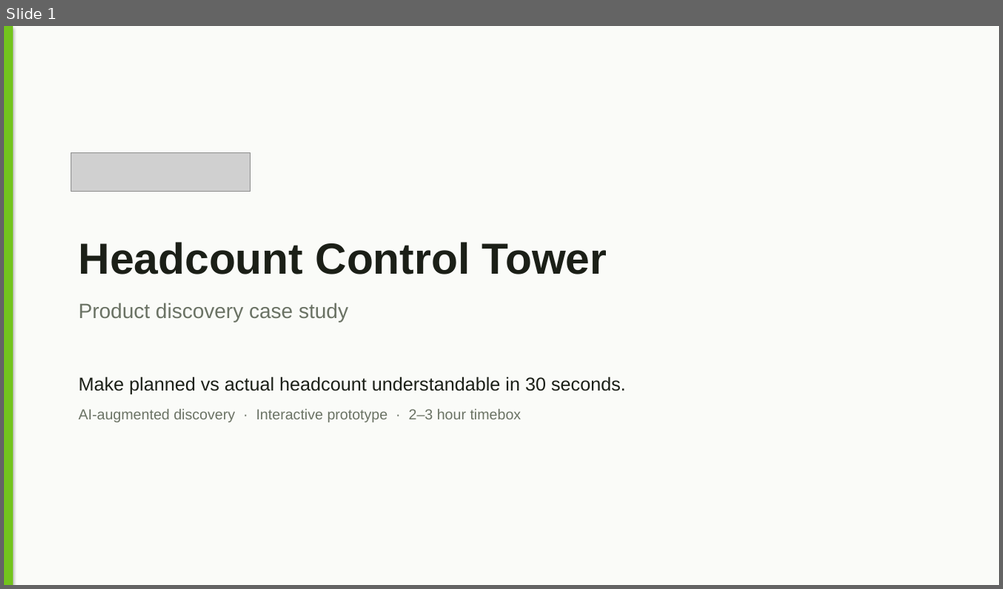
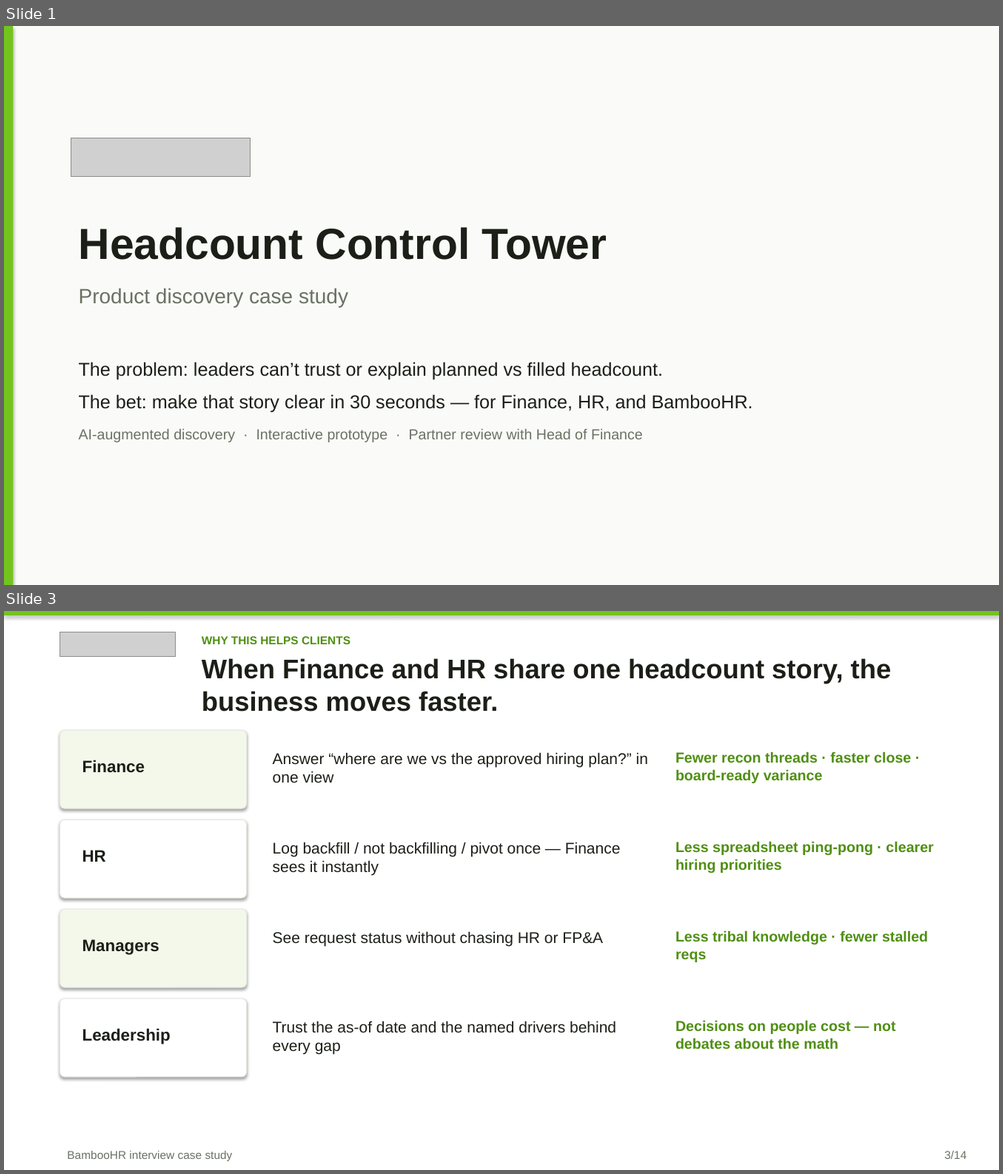
Before and after one commit to Brigdawg/Headcount-Reconciliation, a slide deck: deck/Headcount_Control_Tower_Case_Study.pptx. Shown one above the other, each under a label of ours: slide 1 before the commit, slides 1 and 3 after it; the slides between them are not shown. The pictures are 1003x589 and 1003x1174 pixels, drawn with LibreOffice and Linux fonts; fonts in the diff are those of the drawing; grey boxes stand for pictures. Boxes give left, top, right and bottom in pixels: in the first picture for what was removed or moved away, otherwise in the second. Text is boxed around its words. In the diff, an @@ line names an element or a change of style, - is before the commit and + after.

Commit message:
Strengthen deck around the problem, client value, and BambooHR value.
Add scrubbed “current spreadsheet” slide, clearer cross-functional process, and market stats focused on HR–Finance cohesion and recon time.

```diff
--- a/deck/Headcount_Control_Tower_Case_Study.pptx
+++ b/deck/Headcount_Control_Tower_Case_Study.pptx
@@ slide 3 added at <box>4,611,999,1170</box>, background #FFFFFF @@
@@ rectangle added at <box>4,611,999,615</box>, fill #73C41D @@
@@ picture added at <box>60,632,176,657</box> @@
@@ text added at <box>202,636,350,644</box>, 11 pt, text #4F8F12, bold @@
+WHY THIS HELPS CLIENTS
@@ text added at <box>202,658,891,712</box>, 26 pt, text #1B1F17, bold @@
+When Finance and HR share one headcount story, the business moves faster.
@@ rounded rectangle added at <box>60,730,247,809</box>, fill #F3F8EA, outline #E6EAE1 0.75 pt @@
@@ text added at <box>82,760,145,773</box>, 16 pt, text #1B1F17, bold @@
+Finance
@@ text added at <box>273,752,648,783</box>, 15 pt, text #1B1F17 @@
+Answer “where are we vs the approved hiring plan?” in one view
@@ text added at <box>675,752,910,783</box>, 14 pt, text #4F8F12, bold @@
+Fewer recon threads · faster close · board-ready variance
@@ rounded rectangle added at <box>60,820,247,898</box>, fill #FFFFFF, outline #E6EAE1 0.75 pt @@
@@ text added at <box>82,850,106,862</box>, 16 pt, text #1B1F17, bold @@
+HR
@@ text added at <box>273,842,620,876</box>, 15 pt, text #1B1F17 @@
+Log backfill / not backfilling / pivot once — Finance sees it instantly
@@ text added at <box>675,841,933,873</box>, 14 pt, text #4F8F12, bold @@
+Less spreadsheet ping-pong · clearer hiring priorities
@@ rounded rectangle added at <box>60,909,247,988</box>, fill #F3F8EA, outline #E6EAE1 0.75 pt @@
@@ text added at <box>82,940,159,955</box>, 16 pt, text #1B1F17, bold @@
+Managers
@@ text added at <box>273,931,603,946</box>, 15 pt, text #1B1F17 @@
+See request status without chasing HR or FP&A
@@ text added at <box>675,931,928,963</box>, 14 pt, text #4F8F12, bold @@
+Less tribal knowledge · fewer stalled reqs
@@ rounded rectangle added at <box>60,999,247,1077</box>, fill #FFFFFF, outline #E6EAE1 0.75 pt @@
@@ text added at <box>82,1028,170,1045</box>, 16 pt, text #1B1F17, bold @@
+Leadership
@@ text added at <box>273,1021,616,1054</box>, 15 pt, text #1B1F17 @@
+Trust the as-of date and the named drivers behind every gap
@@ text added at <box>675,1020,895,1050</box>, 14 pt, text #4F8F12, bold @@
+Decisions on people cost — not debates about the math
@@ text added at <box>67,1151,233,1162</box>, 11 pt, text #6A7264 @@
+BambooHR interview case study
@@ text added at <box>944,1151,966,1159</box>, 11 pt, text #6A7264 @@
+3/14
@@ slide 1 changed as well @@
@@ picture: place and size @@
-picture at <box>71,153,250,192</box>
+picture at <box>71,138,250,177</box>
@@ text "Headcount Control Tower": place and size @@
-text "Headcount Control Tower" at <box>79,242,607,322</box>
+text "Headcount Control Tower" at <box>79,227,607,307</box>
@@ text at <box>79,362,753,443</box>: text changed; size 14 to 18 pt; text colour #6A7264 to #1B1F17 @@
-Make planned vs actual headcount understandable in 30 seconds.
-AI-augmented discovery · Interactive prototype · 2–3 hour timebox
+The problem: leaders can’t trust or explain planned vs filled headcount.
+The bet: make that story clear in 30 seconds — for Finance, HR, and BambooHR.
+AI-augmented discovery · Interactive prototype · Partner review with Head of Finance
```
Also in this commit, not shown: 8 other slides changed, 4 other slides added, 4 slides removed, 3 other files.
